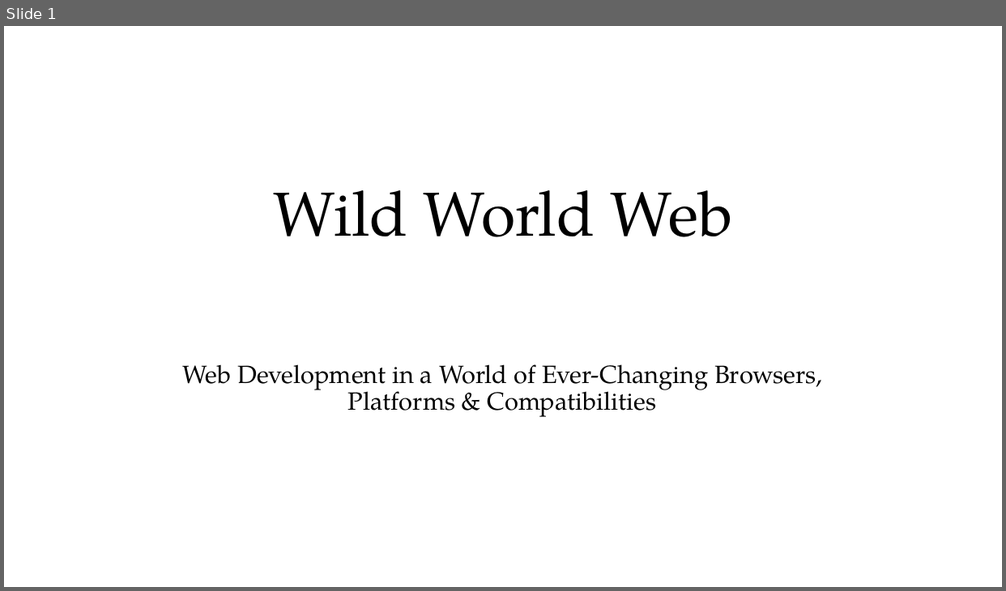
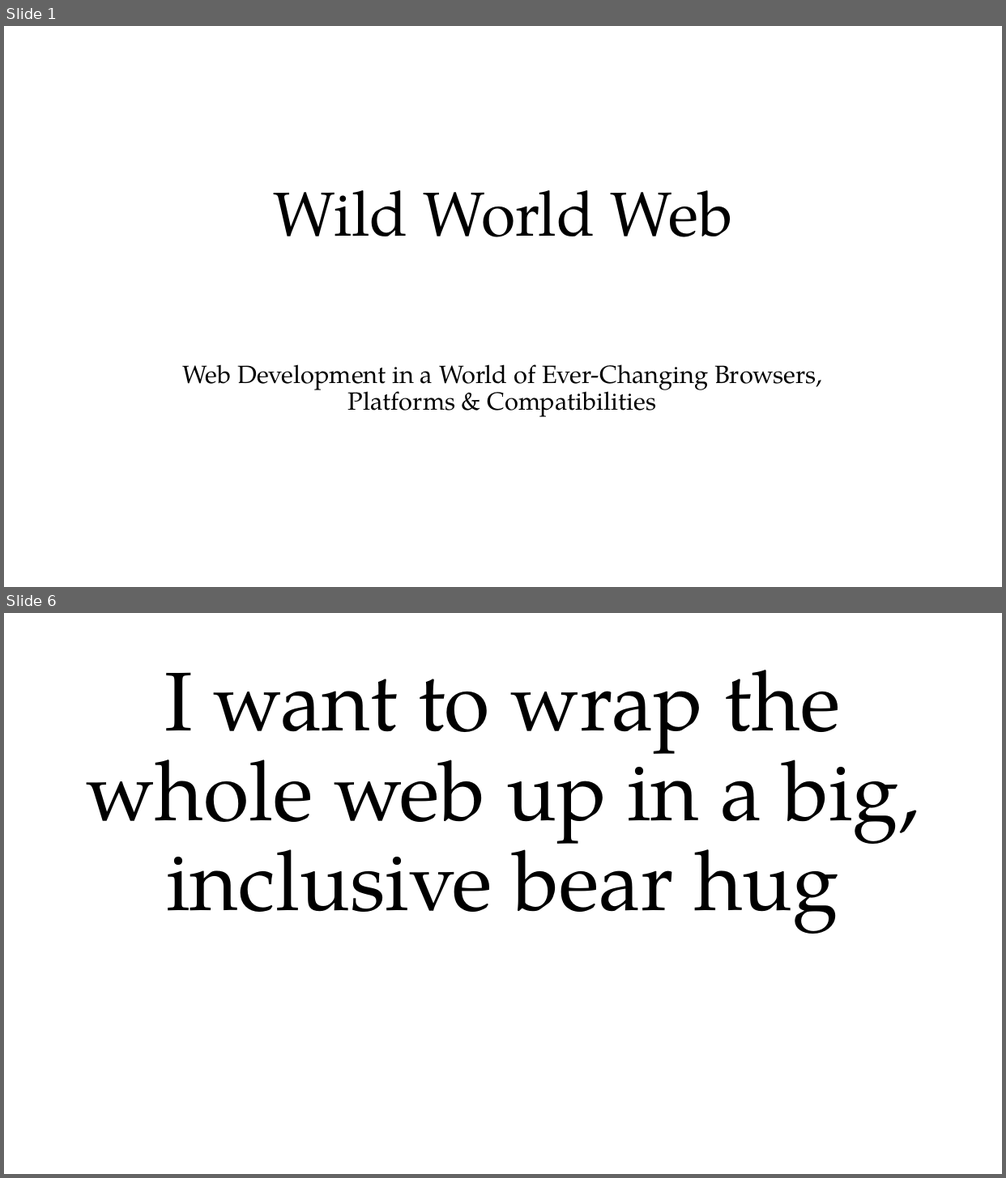
Before and after one commit to roblarsen/rob-larsen-presentations, a slide deck: wild-world-web.pptx. Shown one above the other, each under a label of ours: slide 1 before the commit, slides 1 and 6 after it; the slides between them are not shown. The pictures are 1006x591 and 1006x1178 pixels, drawn with LibreOffice and Linux fonts; fonts in the diff are those of the drawing; background and template pictures are left out. Boxes give left, top, right and bottom in pixels: in the first picture for what was removed or moved away, otherwise in the second. Text is boxed around its words. In the diff, an @@ line names an element or a change of style, - is before the commit and + after.

```diff
--- a/wild-world-web.pptx
+++ b/wild-world-web.pptx
@@ slide 6 added at (4,613,1002,1174), background picture (left out) @@
@@ title added at (86,670,919,934), 80 pt, text #000000 @@
+I want to wrap the whole web up in a big, inclusive bear hug
```
Also in this commit, not shown: 4 other slides added, 1 slide removed, 2 other files.
